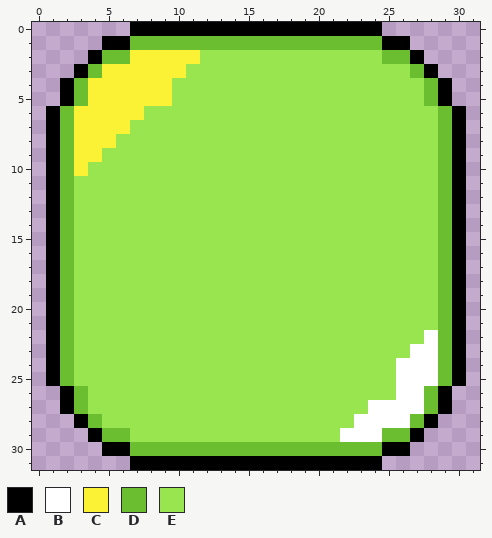
One commit to this pixel-art file: Art/XP-Orb.aseprite. Above is the file before it was changed.
32x32 pixels, 1 frame.
Palette (. is transparent): A #000000  B #ffffff  C #fbf236  D #6abe30  E #99e550
Pixels before, first column x 1:
 0 ......AAAAAAAAAAAAAAAAAA......
 1 ....AADDDDDDDDDDDDDDDDDDAA....
 2 ...ADDCCCCCEEEEEEEEEEEEEDDA...
 3 ..ADCCCCCCEEEEEEEEEEEEEEEEDA..
 4 .ADCCCCCCEEEEEEEEEEEEEEEEEEDA.
 5 .ADCCCCCCEEEEEEEEEEEEEEEEEEDA.
 6 ADCCCCCEEEEEEEEEEEEEEEEEEEEEDA
 7 ADCCCCEEEEEEEEEEEEEEEEEEEEEEDA
 8 ADCCCEEEEEEEEEEEEEEEEEEEEEEEDA
 9 ADCCEEEEEEEEEEEEEEEEEEEEEEEEDA
10 ADCEEEEEEEEEEEEEEEEEEEEEEEEEDA
11 ADEEEEEEEEEEEEEEEEEEEEEEEEEEDA
12 ADEEEEEEEEEEEEEEEEEEEEEEEEEEDA
13 ADEEEEEEEEEEEEEEEEEEEEEEEEEEDA
14 ADEEEEEEEEEEEEEEEEEEEEEEEEEEDA
15 ADEEEEEEEEEEEEEEEEEEEEEEEEEEDA
16 ADEEEEEEEEEEEEEEEEEEEEEEEEEEDA
17 ADEEEEEEEEEEEEEEEEEEEEEEEEEEDA
18 ADEEEEEEEEEEEEEEEEEEEEEEEEEEDA
19 ADEEEEEEEEEEEEEEEEEEEEEEEEEEDA
20 ADEEEEEEEEEEEEEEEEEEEEEEEEEEDA
21 ADEEEEEEEEEEEEEEEEEEEEEEEEEEDA
22 ADEEEEEEEEEEEEEEEEEEEEEEEEEBDA
23 ADEEEEEEEEEEEEEEEEEEEEEEEEBBDA
24 ADEEEEEEEEEEEEEEEEEEEEEEEBBBDA
25 ADEEEEEEEEEEEEEEEEEEEEEEEBBBDA
26 .ADEEEEEEEEEEEEEEEEEEEEEEBBDA.
27 .ADEEEEEEEEEEEEEEEEEEEEBBBBDA.
28 ..ADEEEEEEEEEEEEEEEEEEBBBBDA..
29 ...ADDEEEEEEEEEEEEEEEBBBDDA...
30 ....AADDDDDDDDDDDDDDDDDDAA....
31 ......AAAAAAAAAAAAAAAAAA......
New version:
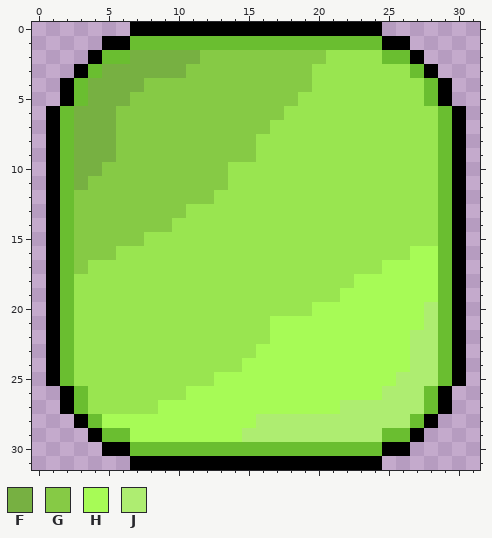
Colours new in this view: F #77b042  G #86ca45  H #a7fb56  J #aeed71
Difference:
Colour C becomes colour F in row 2 at x 7 to 11; in row 3 at x 5 to 10; in row 4 at x 4 to 7; in row 5 at x 4 to 6; in rows 6 to 8 at x 3 to 5; in row 9 at x 3 to 4.
Colour C becomes colour F in row 10 at x 3.
Colour E becomes colour F in row 9 at x 5; in row 10 at x 4; in row 11 at x 3.
Colour C becomes colour G in row 4 at x 8 to 9; in row 5 at x 7 to 9; in row 6 at x 6 to 7; in row 7 at x 6.
Colour E becomes colour G in row 2 at x 12 to 20; in row 3 at x 11 to 19; in row 4 at x 10 to 19; in row 5 at x 10 to 18; in row 6 at x 8 to 17; in row 7 at x 7 to 16.
Colour E becomes colour G in rows 8 to 9 at x 6 to 15; in row 10 at x 5 to 13; in row 11 at x 4 to 13; in row 12 at x 3 to 12; in row 13 at x 3 to 10; in row 14 at x 3 to 9.
Colour E becomes colour G in row 15 at x 3 to 7; in row 16 at x 3 to 5; in row 17 at x 3.
Colour B becomes colour H in row 24 at x 26.
Colour E becomes colour H in row 16 at x 27 to 28; in row 17 at x 25 to 28; in row 18 at x 23 to 28; in row 19 at x 22 to 28; in row 20 at x 20 to 27; in row 21 at x 17 to 27.
Colour E becomes colour H in row 22 at x 17 to 26; in row 23 at x 16 to 26; in row 24 at x 15 to 25; in row 25 at x 13 to 25; in row 26 at x 11 to 24; in row 27 at x 9 to 21.
Colour E becomes colour H in row 28 at x 5 to 15; in row 29 at x 7 to 14.
Colour B becomes colour J in row 22 at x 28; in rows 23 to 24 at x 27 to 28; in row 25 at x 26 to 28; in row 26 at x 26 to 27; in row 27 at x 24 to 27; in row 28 at x 23 to 26.
Colour B becomes colour J in row 29 at x 22 to 24.
Colour E becomes colour J in rows 20 to 21 at x 28; in row 22 at x 27; in row 26 at x 25; in row 27 at x 22 to 23; in row 28 at x 16 to 22; in row 29 at x 15 to 21.
